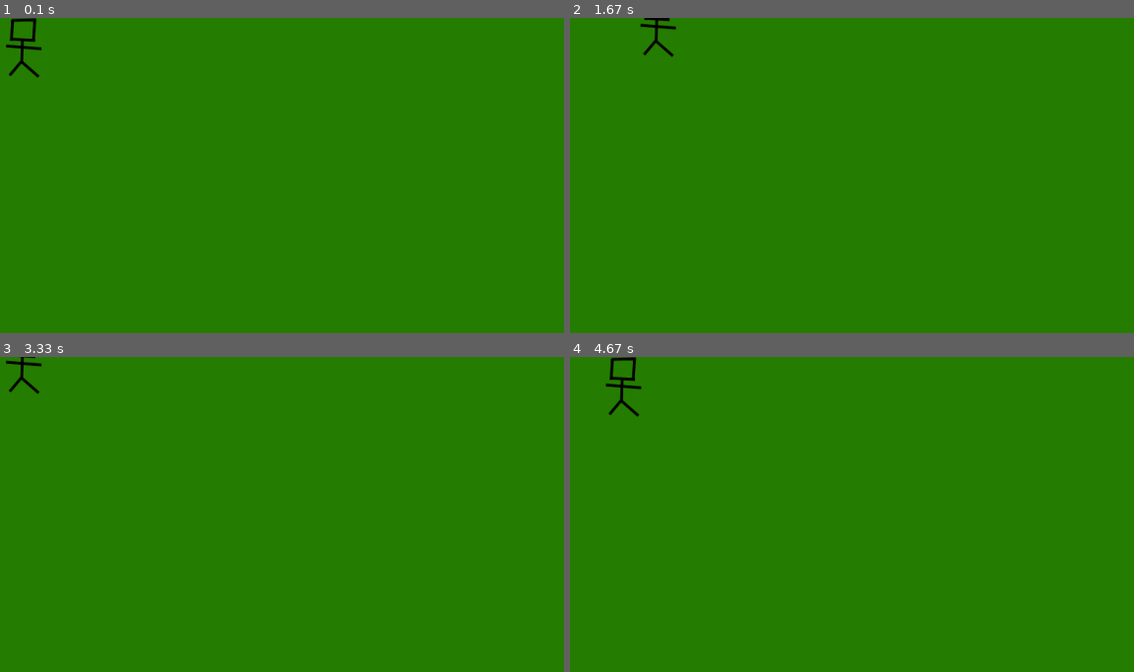
Above: before the commit, frames 1-4 (two rows, left to right).
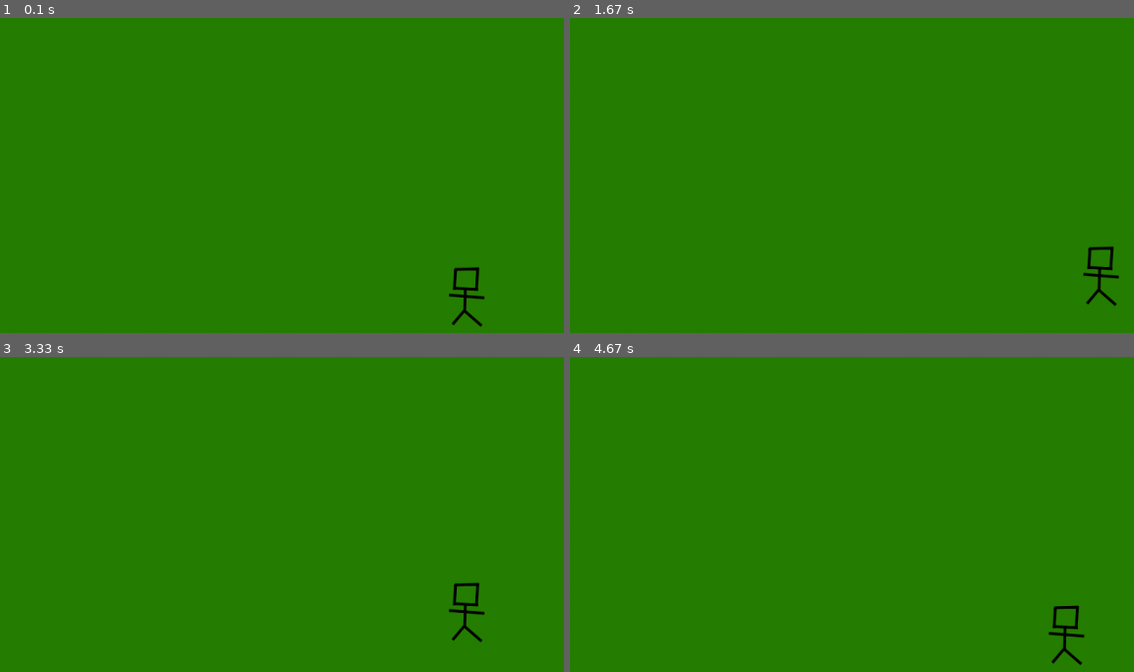
Above: after the commit, the same moments.

Repository: AndrewEllen/pygame_engine
Game: pygame game, started from main.py
The game is run twice, just before and just after one commit, with the same random seed, the same clock (stepped at 60 frames per second) and the same inputs.
Inputs:
- Up to frame 1 (0.1 s): no input
- Up to frame 2 (1.67 s): hold D 0.33-0.8 s; hold W 0.83-1.13 s; hold D 1.17-1.63 s
- Up to frame 3 (3.33 s): hold A 1.67-2.2 s; hold S 2.23-2.53 s; hold A 2.57-2.97 s; hold W from 3 s (still down)
- Up to frame 4 (4.67 s): release W at 3.37 s; hold D 3.4-4.03 s; hold S 4.07-4.43 s; hold A from 4.47 s (still down)

The runs differ from the first frame. In frame 1, 0.7% of the frame differs, in the area x 1-86%, y 0-99%; in frame 2, 0.6%; in frame 3, 0.5%; in frame 4, 0.7%.

Commit message:
Setting player default position to the center of map

Diff:
--- a/player_controller.py
+++ b/player_controller.py
@@ -2,7 +2,8 @@
 
 class PlayerController():
   def __init__(self):
-    self.position = (0,0)
+    #
+    self.position = (pygame.display.Info().current_w/2,pygame.display.Info().current_h/2)
 
   def UpdatePosition(self, x, y, playerSpeed, deltaTime):
 
